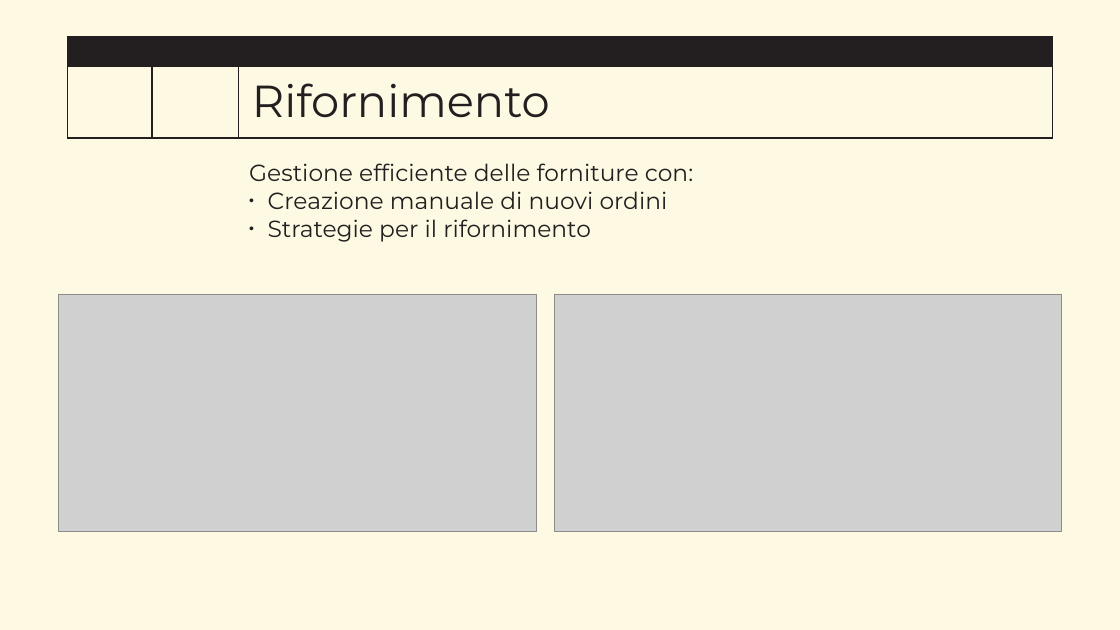
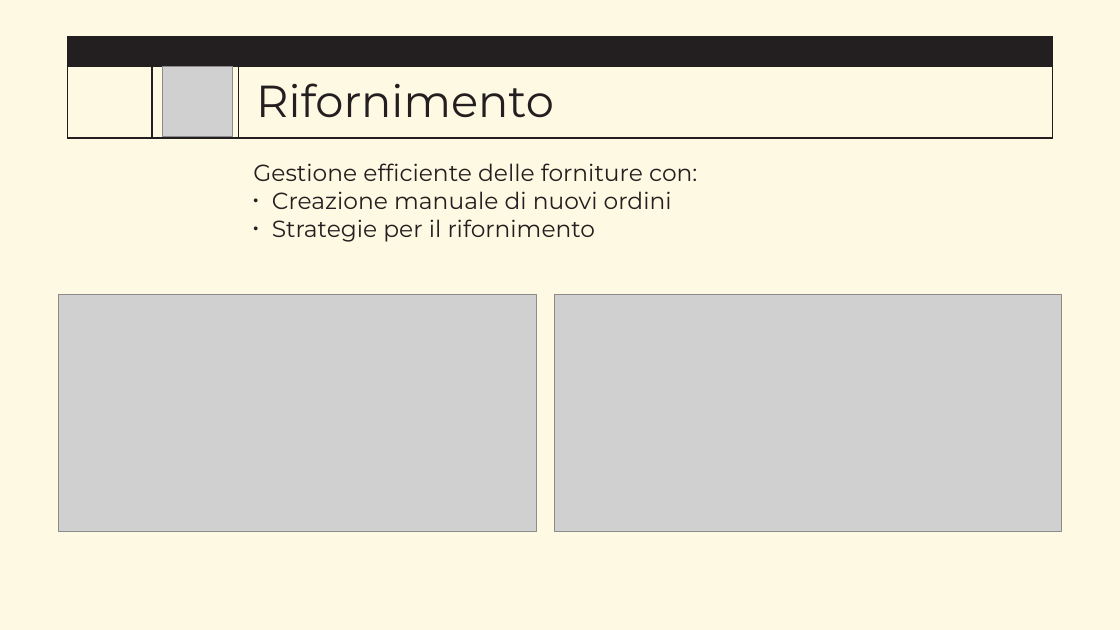
Before and after one commit to IngSW-unipv/Progetto-J24, a slide deck: slide 16 of doc/Presentation.pptx (slide 14 before the commit). Drawn at 1120x630 pixels with LibreOffice and Linux fonts; fonts in the diff are those of the drawing; grey boxes stand for pictures; background and template pictures are left out. Boxes give left, top, right and bottom in pixels: in the first picture for what was removed or moved away, otherwise in the second. Text is boxed around its words. In the diff, an @@ line names an element or a change of style, - is before the commit and + after.

```diff
--- a/doc/Presentation.pptx
+++ b/doc/Presentation.pptx
@@ picture added at (162,66,233,137) @@
@@ title "Rifornimento": place and size @@
-title "Rifornimento" at (252,83,550,118)
+title "Rifornimento" at (256,83,554,118)
@@ text "Gestione efficiente delle forniture con:": place and size @@
-text "Gestione efficiente delle forniture con:" at (249,163,693,242)
+text "Gestione efficiente delle forniture con:" at (253,163,697,242)
```
Also in this commit, not shown: 10 other slides changed, 5 slides added, 1 slide removed.
